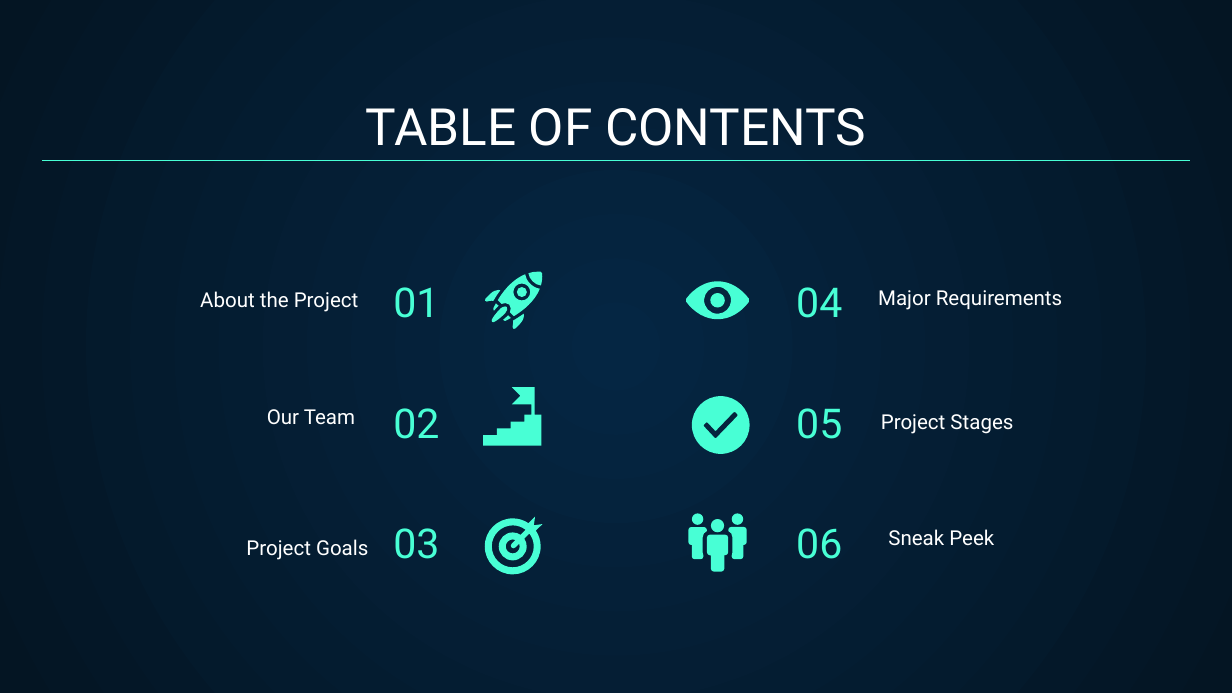
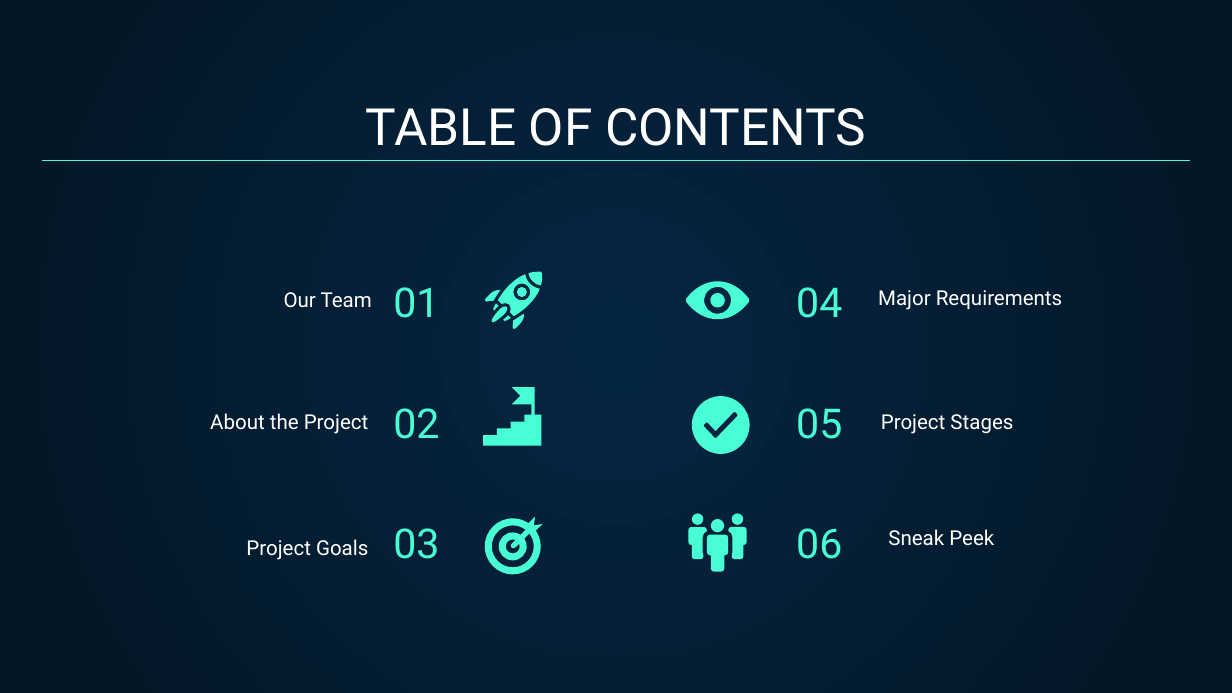
Before and after one commit to MuhammadOmerGhazali/DataBase-project-SmartSwipe, a slide deck: slide 2 of presentation/proposal 1(smart Swipe).pptx. Drawn at 1232x693 pixels with LibreOffice and Linux fonts; fonts in the diff are those of the drawing. Boxes give left, top, right and bottom in pixels: in the first picture for what was removed or moved away, otherwise in the second. Text is boxed around its words. In the diff, an @@ line names an element or a change of style, - is before the commit and + after.

```diff
--- a/presentation/proposal 1(smart Swipe).pptx
+++ b/presentation/proposal 1(smart Swipe).pptx
@@ title "Our Team" moved from (x1=267, y1=409, x2=355, y2=425) to (x1=284, y1=292, x2=372, y2=308) @@
@@ title "About the Project" moved from (x1=200, y1=291, x2=359, y2=312) to (x1=210, y1=413, x2=369, y2=434) @@
```
Also in this commit, not shown: 3 other slides changed, 1 slide added, 6 other files.
